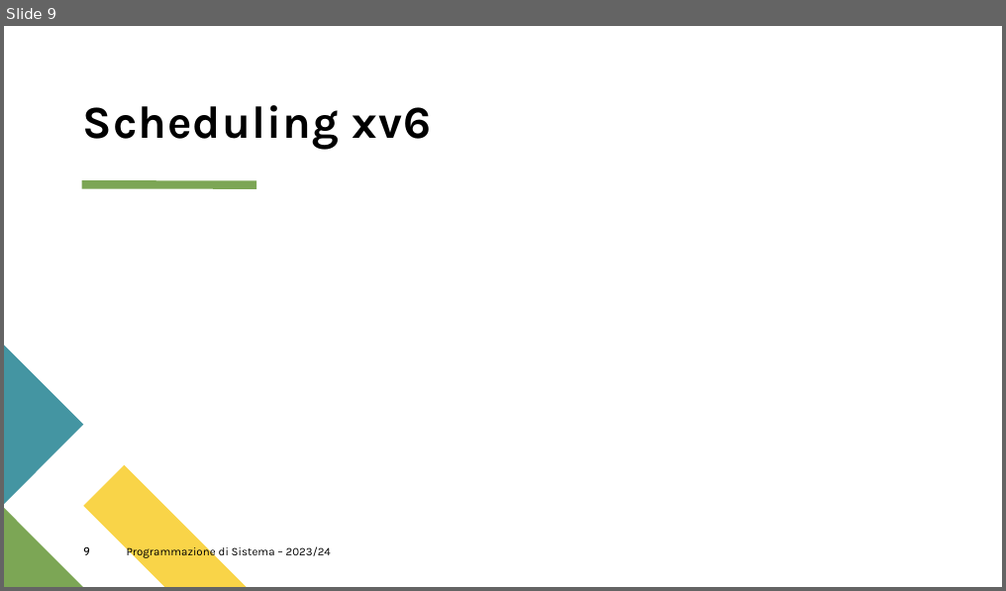
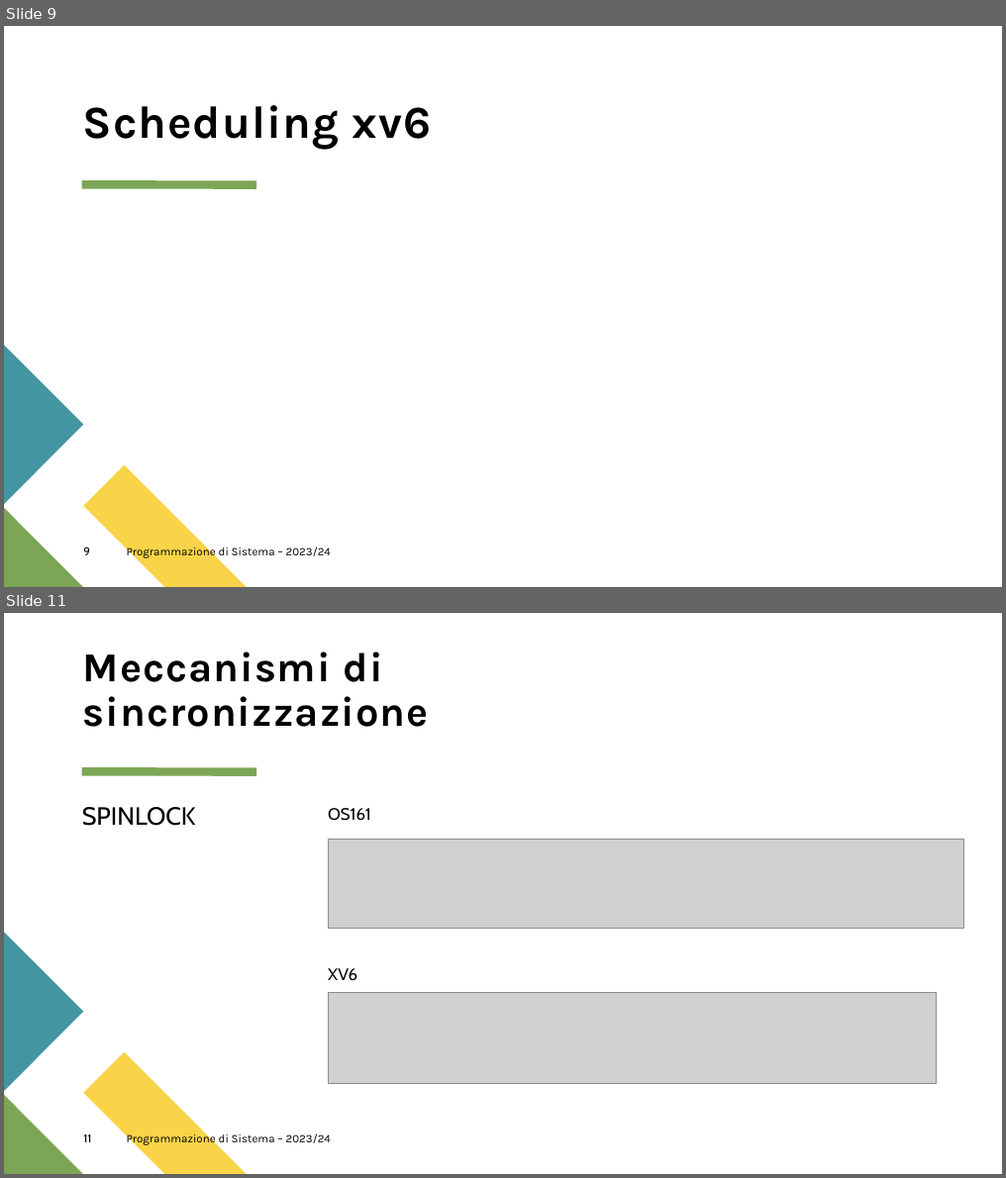
Before and after one commit to Zafonte/OS-project, a slide deck: OS161 Project/PDS.pptx. Shown one above the other, each under a label of ours: slide 9 before the commit, slides 9 and 11 after it; the slides between them are not shown. The pictures are 1006x591 and 1006x1178 pixels, drawn with LibreOffice and Linux fonts; fonts in the diff are those of the drawing; grey boxes stand for pictures. Boxes give left, top, right and bottom in pixels: in the first picture for what was removed or moved away, otherwise in the second. Text is boxed around its words. In the diff, an @@ line names an element or a change of style, - is before the commit and + after.

```diff
--- a/OS161 Project/PDS.pptx
+++ b/OS161 Project/PDS.pptx
@@ slide 11 added at [4,613,1002,1174], background #FFFFFF; not listed: 4 template elements that a slide beside it also shows @@
@@ title added at [83,652,429,727], 39.6 pt, text #000000, bold @@
+Meccanismi di sincronizzazione
@@ text added at [82,807,196,826], 24 pt, text #000000 @@
+SPINLOCK
@@ text added at [328,808,371,821], 16 pt, text #000000 @@
+OS161
@@ picture added at [328,840,964,929] @@
@@ text added at [328,968,357,981], 16 pt, text #000000 @@
+XV6
@@ picture added at [328,992,936,1084] @@
@@ page number added at [83,1135,91,1143], 11 pt, text #000000 @@
+11
@@ text added at [127,1132,331,1146], 11 pt, text #000000 @@
+Programmazione di Sistema – 2023/24
```
Also in this commit, not shown: 2 slides changed, 17 other slides added.
